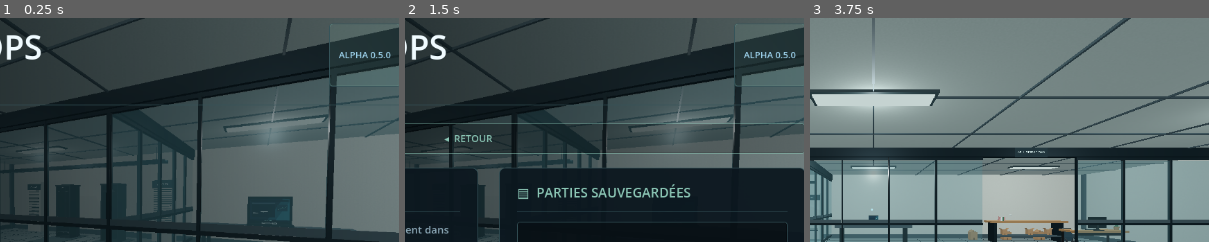
Above: before the commit, frames 1-3 (left to right).
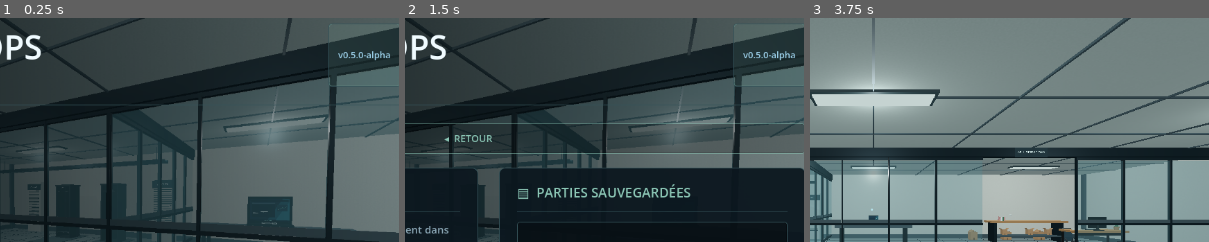
Above: after the commit, the same moments.

Repository: rme28/Backbone-NetOps
Game: Godot game, scene res://scenes/ui/menu.tscn
The game is run twice, just before and just after one commit, with the same random seed, the same clock (stepped at 60 frames per second) and the same inputs.
Inputs (mouse positions are % of the whole screen's width and height, from its top left):
- Up to frame 1 (0.25 s): no input
- Up to frame 2 (1.5 s): click "JOUER" at 0.5 s; click (30, 67) at 1.27 s; type "Alex" at 1.35 s
- Up to frame 3 (3.75 s): click "◂ RETOUR" at 2 s; click "JOUER" at 2.75 s; click "DÉMARRER" at 3.5 s
The pictures show only the part of the screen within x 42-92%, y 8-58%; the shares and areas given below are measured in that part.

The runs differ from the first frame. In frame 1, 0.4% of the frame differs, in the area x 82-98%, y 3-30%; in frame 2, 0.4%; in frame 3, nothing differs.

Commit message:
Release v0.5.0-alpha

Diff:
--- a/game/project.godot
+++ b/game/project.godot
@@ -11,6 +11,7 @@
 [application]
 
 config/name="Backbone NetOps"
+config/version="0.5.0-alpha"
 run/main_scene="res://scenes/ui/menu.tscn"
 config/features=PackedStringArray("4.7", "Mobile")
 
--- a/game/scripts/ui/menu.gd
+++ b/game/scripts/ui/menu.gd
@@ -212,7 +212,7 @@
 	badge_style.content_margin_bottom = 7
 	badge.add_theme_stylebox_override("panel", badge_style)
 	var version := Label.new()
-	version.text = "ALPHA 0.5.0"
+	version.text = "v" + str(ProjectSettings.get_setting("application/config/version", "0.5.0-alpha"))
 	version.add_theme_font_size_override("font_size", 13)
 	version.add_theme_color_override("font_color", Color("9fd4ee"))
 	badge.add_child(version)
Not shown, added: .github/workflows/release.yml
Not shown, changed: CHANGELOG.md
Not shown, changed: DEV_PROGRESS.md
Not shown, changed: README.md
Not shown, changed: RELEASING.md
